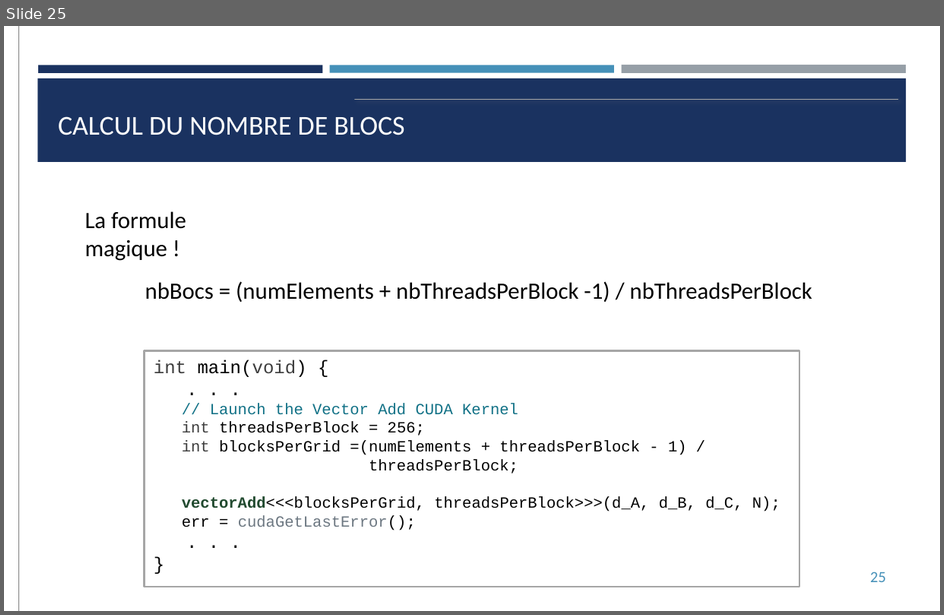
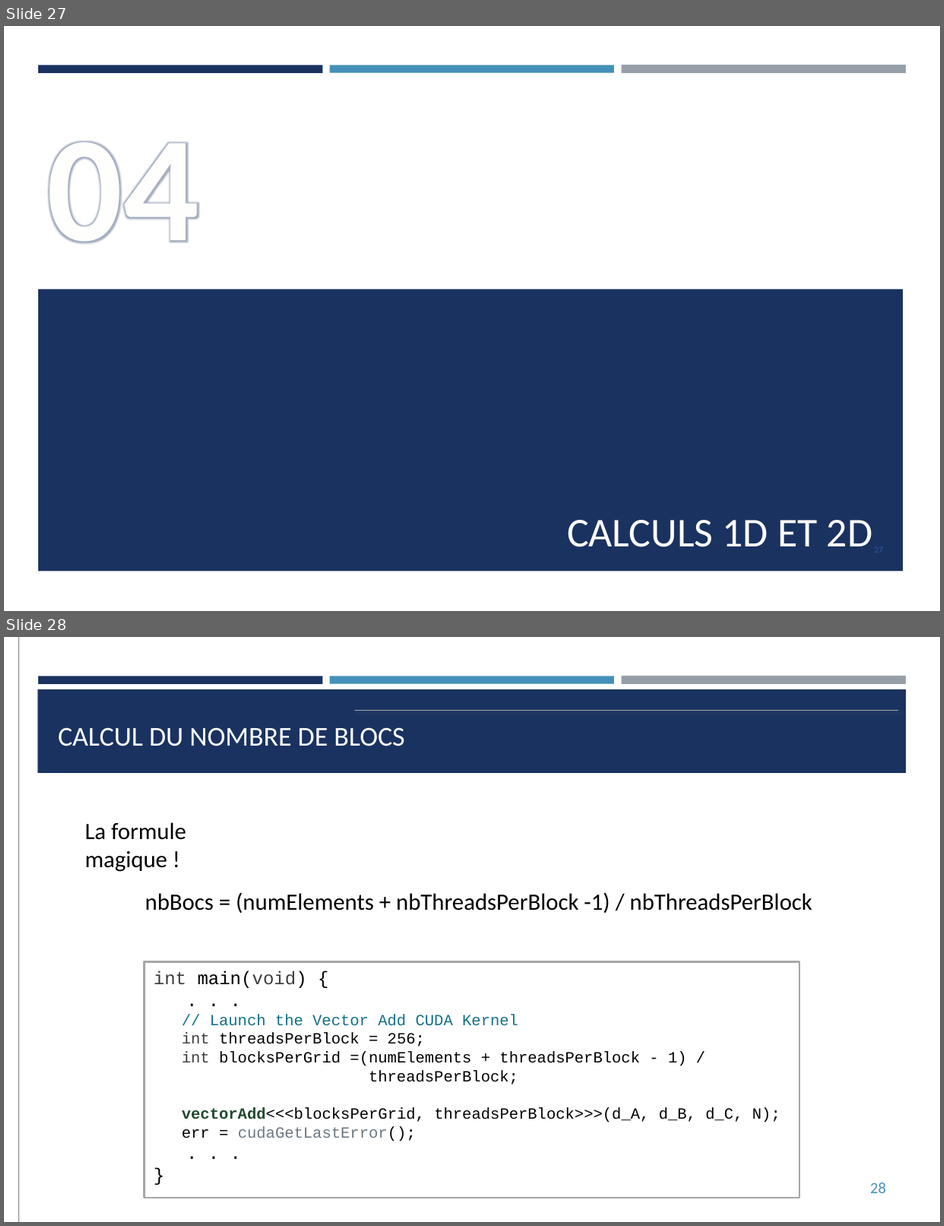
Before and after one commit to franckginguene/hpc_formation_scalian, a slide deck: Diapos/HPC_CUDA.pptx. Shown one above the other, each under a label of ours: slide 25 before the commit, slides 27 and 28 after it. The pictures are 944x615 and 944x1226 pixels, drawn with LibreOffice and Linux fonts; fonts in the diff are those of the drawing. Boxes give left, top, right and bottom in pixels: in the first picture for what was removed or moved away, otherwise in the second. Text is boxed around its words. In the diff, an @@ line names an element or a change of style, - is before the commit and + after.

```diff
--- a/Diapos/HPC_CUDA.pptx
+++ b/Diapos/HPC_CUDA.pptx
@@ slide 27 added at bbox=[4, 26, 940, 611], background #FFFFFF; not listed: 3 template elements that a slide beside it also shows @@
@@ text added at bbox=[47, 141, 199, 243], 115 pt, text #FEFEFE, bold @@
+04
@@ rectangle added at bbox=[39, 289, 904, 571], fill #1A3260 @@
@@ title added at bbox=[567, 520, 873, 547], 31.5 pt, text #FFFFFF @@
+CALCULS 1D ET 2D
@@ what was slide 25 is now slide 28 @@
@@ page number at bbox=[870, 1183, 886, 1193]: text changed @@
-25
+28
```
Also in this commit, not shown: 2 slides changed, 5 other slides added.
